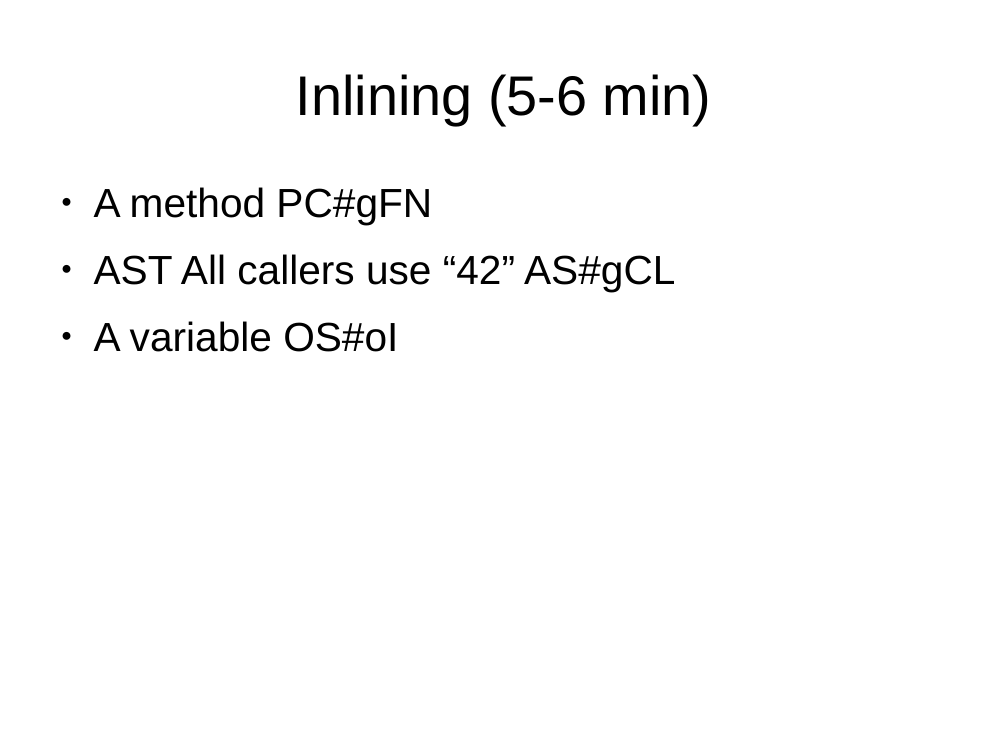
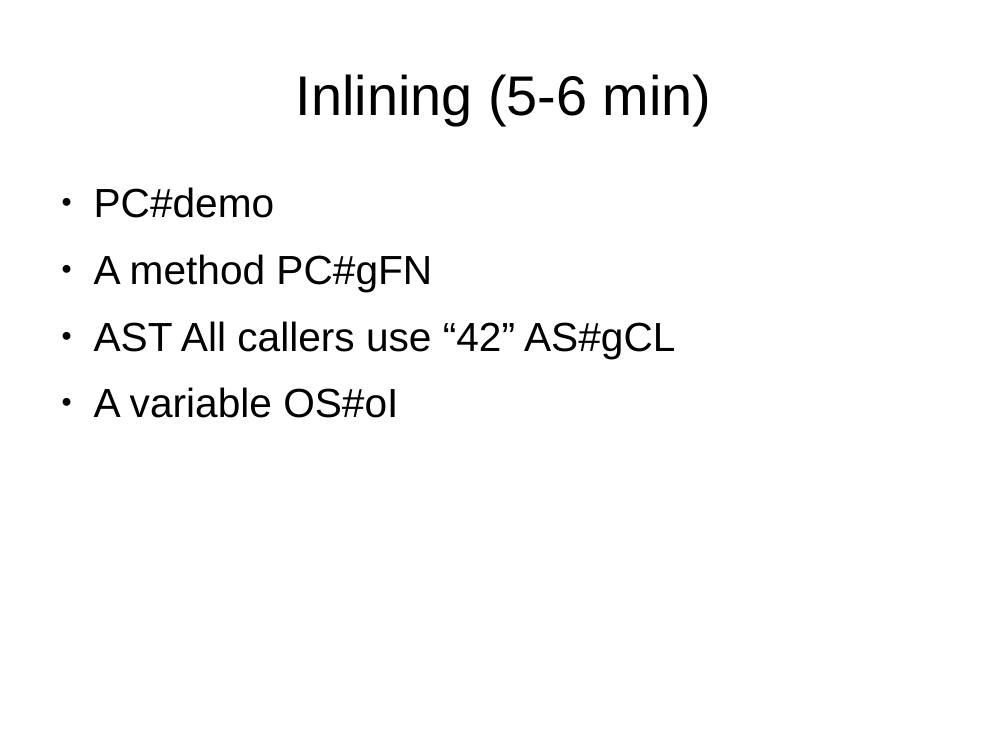
Before and after one commit to krosenvold/jz11, a slide deck: slide 8 of Jz11.odp. Drawn at 1008x756 pixels with LibreOffice and Linux fonts; fonts in the diff are those of the drawing. Boxes give left, top, right and bottom in pixels: in the first picture for what was removed or moved away, otherwise in the second. Text is boxed around its words. In the diff, an @@ line names an element or a change of style, - is before the commit and + after.

```diff
--- a/Jz11.odp
+++ b/Jz11.odp
@@ text at [94,187,275,218]: paragraph added @@
+● PC#demo
```
Also in this commit, not shown: 2 other slides changed.
